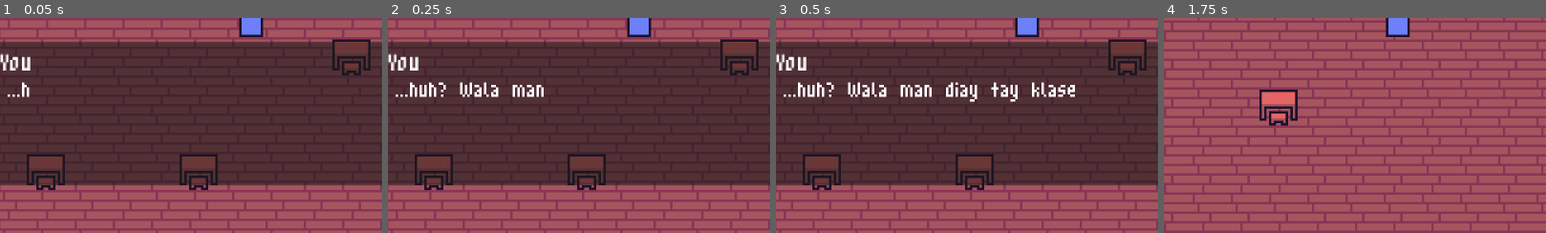
Above: before the commit, frames 1-4 (left to right).
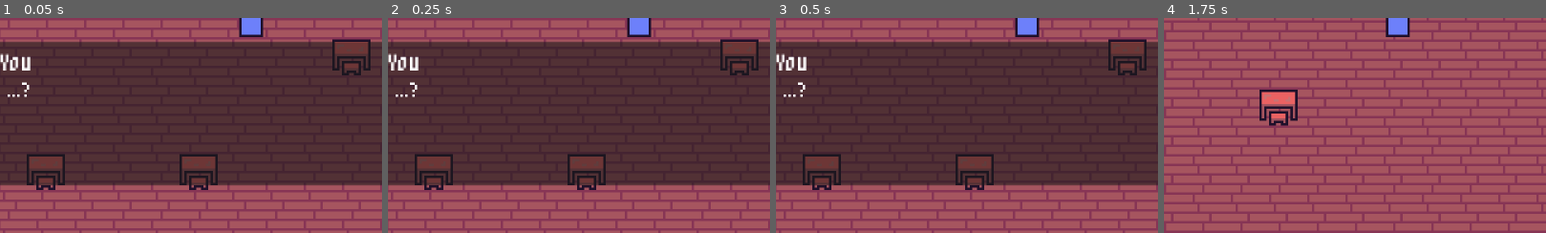
Above: after the commit, the same moments.

Repository: yfby/student-life-adventure
Game: Godot game, scene res://scenes/main/main.tscn
The game is run twice, just before and just after one commit, with the same random seed, the same clock (stepped at 60 frames per second) and the same inputs.
Inputs:
- Up to frame 1 (0.05 s): no input
- Up to frame 2 (0.25 s): no input
- Up to frame 3 (0.5 s): no input
- Up to frame 4 (1.75 s): tap Enter (ui_accept) at 0.5, 0.77, 1.52 s; hold D (right) 0.53-1.28 s; hold S (down) from 1.28 s (still down)
The pictures show only the part of the screen within x 17-67%, y 50-100%; the shares and areas given below are measured in that part.

The runs differ from the first frame. In frame 1, 0.1% of the frame differs, in the area x 5-8%, y 29-37%; in frame 2, 1.0%; in frame 3, 2.0%, in the area x 5-79%, y 29-40%; in frame 4, nothing differs.

Commit message:
feat: audio manager

Diff:
--- a/project.godot
+++ b/project.godot
@@ -18,6 +18,7 @@
 [autoload]
 
 SceneManager="*uid://eesx7rma3fdm"
+AudioManager="*uid://cf7le7thvsfl3"
 
 [display]
 
--- a/scenes/levels/classroom.gd
+++ b/scenes/levels/classroom.gd
@@ -11,8 +11,6 @@
 @onready var player: Player = %Player
 @onready var ui_layer: CanvasLayer
 
-@onready var sfx_earthquake: AudioStreamPlayer = %Earthquake
-@onready var sfx_thunder: AudioStreamPlayer = %Thunder
 
 var current_dialog: DialogBox = null
 #var current_task: TaskDisplay = null
@@ -39,22 +37,23 @@
 	current_dialog = DIALOG_BOX.instantiate()
 	ui_layer.add_child(current_dialog)
 	current_dialog.start_dialogue([
-		{"name": "You", "text": "...huh? Wala man diay tay klase?"}
+		{"name": "You", "text": "...?"},
+		{"name": "You", "text": "Wala lage tao?!"}
 	])
-	current_dialog.dialogue_finished.connect(_intro_dialog_finished)
+	current_dialog.dialogue_finished.connect(teleport_si_sir)
 
 
-func _intro_dialog_finished() -> void:
+func teleport_si_sir() -> void:
 	current_dialog.queue_free()
 
 	await get_tree().create_timer(2.5).timeout
 
 	earthquake = true
-	sfx_earthquake.play()
+	AudioManager.play_sfx("earthquake")
 
 	await get_tree().create_timer(1.5).timeout
 
-	sfx_thunder.play()
+	AudioManager.play_sfx("thunder")
 
 	teacher = TEACHER.instantiate()
 	teacher.position = %TeacherPosition.position
@@ -63,7 +62,7 @@
 	await get_tree().create_timer(2.0).timeout
 
 	earthquake = false
-	sfx_earthquake.stop()
+	AudioManager.stop_all_sfx()
 
 	await get_tree().create_timer(1.5).timeout
 
@@ -71,5 +70,22 @@
 	ui_layer.add_child(current_dialog)
 	current_dialog.start_dialogue([
 		{"name": "You", "text": "HALAKA YAWARDS TUNGA RA LAGE KAG KALIT SIR!?!??"},
+		{"name": "Teacher", "text": "Wala may klase dong?! 🫡🔥"},
+		{"name": "You", "text": "Wala diay?"},
+		{"name": "Teacher", "text": "Holiday mangud dong. 🫡🔥"},
+		{"name": "You", "text": "Diay?"},
+		{"name": "You", "text": "Dawbe naa lage ka dinhi sir??"},
+		{"name": "Teacher", "text": "Na sense sa akong ultra instincts na naay bugo ni adto sa skwelahan.  🫡🔥"},
+		{"name": "Teacher", "text": "Ni teleport nalang dayon ko dinhi. 🫡🔥"},
+		{"name": "You", "text": "Gusto mangud ko maka learn sir :("},
+		{"name": "Teacher", "text": "Ipa quiz nalang tika kay bugo kayka.  🫡🔥"},
+		{"name": "You", "text": "Ako ra sir?"},
+		{"name": "Teacher", "text": "Oo kay ikaw raman naa dinhi  🫡🔥"},
+		{"name": "Teacher", "text": "Gi sugod nata quiz  🫡🔥"},
+		{"name": "Teacher", "text": "AYY HALA NABLIN NAKO MARKER PAG TELEPORT NAKO!! 🫡🔥"},
+		{"name": "Teacher", "text": "Pangitae sa kog marker para di e bagasak 🫡🔥"}
 	])
-	# current_dialog.dialogue_finished.connect(_intro_dialog_finished)
+	current_dialog.dialogue_finished.connect(find_the_marker)
+
+func find_the_marker() -> void:
+	current_dialog.queue_free()
--- a/scenes/levels/classroom.tscn
+++ b/scenes/levels/classroom.tscn
@@ -5,8 +5,6 @@
 [ext_resource type="PackedScene" uid="uid://3w7d8nqis2ui" path="res://scenes/player/player.tscn" id="1_w3dg3"]
 [ext_resource type="Texture2D" uid="uid://b0yq37kjge7gv" path="res://assets/art/props/objects.png" id="2_pfwq2"]
 [ext_resource type="Texture2D" uid="uid://datgra6lc6m81" path="res://assets/art/tilemap/void.png" id="3_mta5c"]
-[ext_resource type="AudioStream" uid="uid://kssoypro3o2t" path="res://assets/audio/earthquake.mp3" id="6_i3tss"]
-[ext_resource type="AudioStream" uid="uid://bkscra0yx742n" path="res://assets/audio/thunder.mp3" id="7_85dde"]
 
 [sub_resource type="TileSetAtlasSource" id="TileSetAtlasSource_qix3v"]
 texture = ExtResource("3_mta5c")
@@ -105,14 +103,3 @@
 
 [node name="UI" type="CanvasLayer" parent="." unique_id=1116631070]
 unique_name_in_owner = true
-
-[node name="SFX" type="Node" parent="." unique_id=1817588689]
-
-[node name="Earthquake" type="AudioStreamPlayer" parent="SFX" unique_id=2051759663]
-unique_name_in_owner = true
-stream = ExtResource("6_i3tss")
-pitch_scale = 3.0
-
-[node name="Thunder" type="AudioStreamPlayer" parent="SFX" unique_id=1703951548]
-unique_name_in_owner = true
-stream = ExtResource("7_85dde")
--- /dev/null
+++ b/script/autoload/audio_manager.gd
@@ -0,0 +1,84 @@
+extends Node
+
+var sfx_paths: Dictionary[String, String] = {
+	"earthquake": "res://assets/audio/earthquake.mp3",
+	"thunder": "res://assets/audio/thunder.mp3",
+}
+
+var music_paths: Dictionary[String, String] = {
+	"background": "res://audio/music/background.ogg",
+}
+
+@onready var music_player: AudioStreamPlayer = $MusicPlayer
+
+var current_music_name: String = ""
+
+
+# --- SFX ---
+
+func play_sfx(sfx_name: String, volume_db: float = 0.0, pitch_scale: float = 1.0) -> AudioStreamPlayer:
+	if not sfx_paths.has(sfx_name):
+		push_warning("AudioManager: no SFX registered for '%s'" % sfx_name)
+		return null
+
+	var stream: AudioStream = load(sfx_paths[sfx_name])
+	if stream == null:
+		push_warning("AudioManager: failed to load SFX at '%s'" % sfx_paths[sfx_name])
+		return null
+
+	var player := AudioStreamPlayer.new()
+	player.stream = stream
+	player.volume_db = volume_db
+	player.pitch_scale = pitch_scale
+
+	add_child(player)
+	player.play()
+
+	# Auto-cleanup once the sound finishes playing.
+	player.finished.connect(player.queue_free)
+
+	return player
+
+
+func stop_all_sfx() -> void:
+	for child in get_children():
+		if child is AudioStreamPlayer and child != music_player:
+			child.stop()
+			child.queue_free()
+
+
+# --- Music ---
+
+func play_music(music_name: String, restart_if_same: bool = false) -> void:
+	if not music_paths.has(music_name):
+		push_warning("AudioManager: no music registered for '%s'" % music_name)
+		return
+
+	if music_name == current_music_name and not restart_if_same:
+		if not music_player.playing:
+			music_player.play()
+		return
+
+	var stream: AudioStream = load(music_paths[music_name])
+	if stream == null:
+		push_warning("AudioManager: failed to load music at '%s'" % music_paths[music_name])
+		return
+
+	music_player.stream = stream
+	current_music_name = music_name
+	music_player.play()
+
+
+func stop_music() -> void:
+	music_player.stop()
+	current_music_name = ""
+
+
+# --- Registration helpers ---
+
+func register_sfx(sfx_name: String, path: String) -> void:
+	sfx_paths[sfx_name] = path
+
+
+func register_music(music_name: String, path: String) -> void:
+	music_paths[music_name] = path
--- /dev/null
+++ b/script/autoload/audio_manager.tscn
@@ -0,0 +1,8 @@
+[gd_scene format=3 uid="uid://cf7le7thvsfl3"]
+
+[ext_resource type="Script" uid="uid://l52ad5jj28ca" path="res://script/autoload/audio_manager.gd" id="1_hv34h"]
+
+[node name="AudioManager" type="Node" unique_id=781202642]
+script = ExtResource("1_hv34h")
+
+[node name="MusicPlayer" type="AudioStreamPlayer" parent="." unique_id=1824826437]
Not shown, changed: assets/audio/intro.mp3.import
Not shown, added: script/autoload/audio_manager.gd.uid
